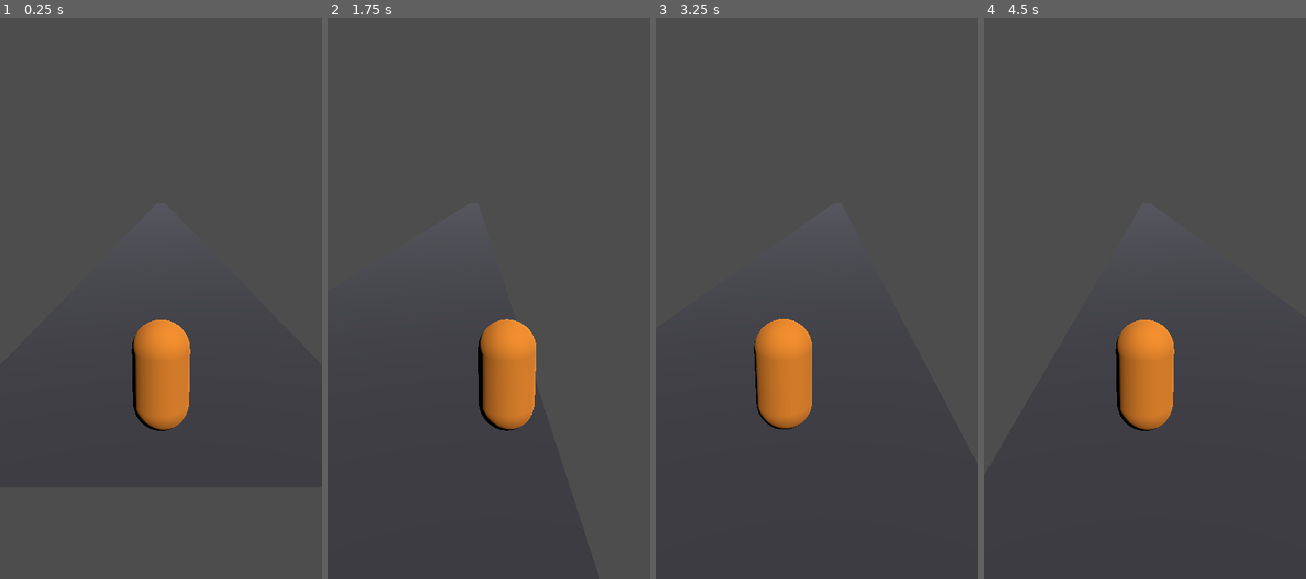
Above: before the commit, frames 1-4 (left to right).
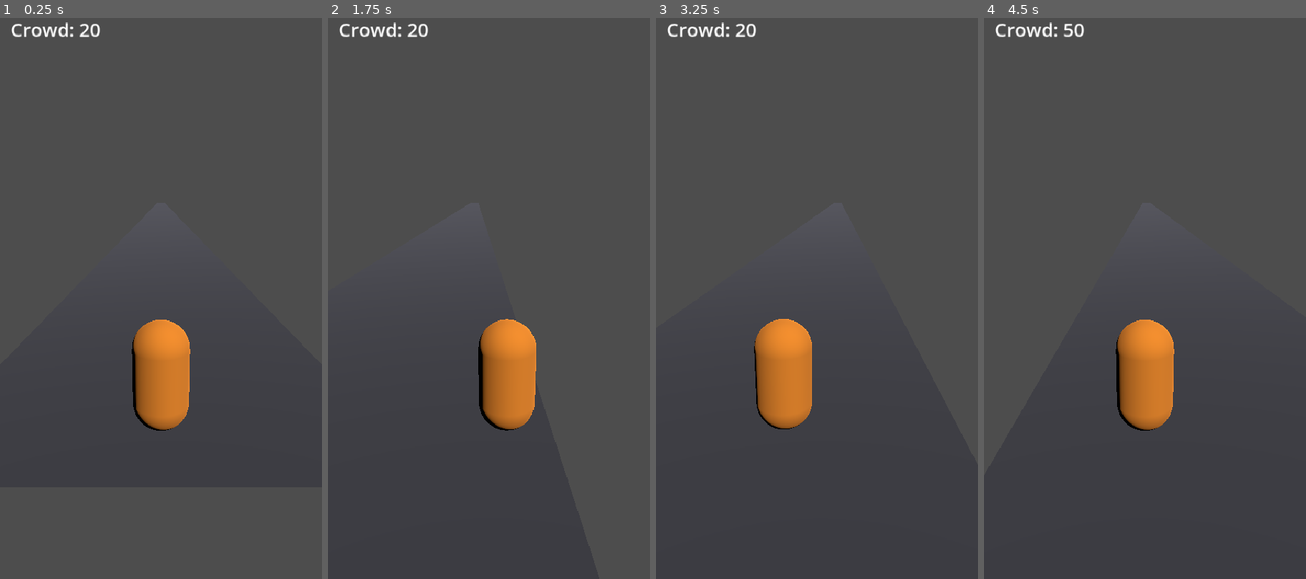
Above: after the commit, the same moments.

Repository: hobsojam/steven-bolt
Game: Godot game, scene res://scenes/main.tscn
The game is run twice, just before and just after one commit, with the same random seed, the same clock (stepped at 60 frames per second) and the same inputs.
Inputs (mouse positions are in pixels of both pictures, inside the frame that each line leads up to):
- Up to frame 1 (0.25 s): no input
- Up to frame 2 (1.75 s): tap Enter (ui_accept) at 0.5, 0.6, 0.77, 1.07, 1.25 s; move the mouse to (559, 264) at 0.52 s; hold Right (lane_right) 0.53-1.25 s; click (559, 264) at 0.67 s; drag from (424, 320) to (472, 405) at 1.27 s
- Up to frame 3 (3.25 s): move the mouse to (849, 163) at 2.02 s; hold Right (lane_right) 2.03-2.75 s; tap Enter (ui_accept) at 2.1, 2.75 s; drag from (800, 405) to (720, 208) at 2.77 s
- Up to frame 4 (4.5 s): move the mouse to (1241, 377) at 3.52 s; hold Left (lane_left) 3.53-4.25 s; tap Enter (ui_accept) at 3.6, 3.77, 4.07, 4.25 s; drag from (1048, 208) to (1096, 147) at 4.27 s

The runs differ from the first frame. In frame 1, 0.3% of the frame differs, in the area x 3-32%, y 0-4%; in frame 2, 0.3%; in frame 3, 0.3%; in frame 4, 0.3%.

Commit message:
Add crowd count, math gates, HUD, and fail/restart
crowd_controller now owns crowd_count and applies +N/-N gate math via a
pure RunRules.apply_gate() helper (clamped at zero, unit-tested).
run_controller reads scripts/level_one_definition.gd (placeholder gate
rows for now) and resolves each row against the player's current lane
as the run passes its distance, ending the run when the crowd hits
zero. A minimal HUD shows the live crowd count and a game-over/restart
prompt (Enter reloads the scene). Adds tests/run_tests.gd, a
dependency-free SceneTree test runner covering gate-math edge cases
(underflow, exact-zero, stacking) and lane symmetry.

Diff:
--- a/scenes/main.tscn
+++ b/scenes/main.tscn
@@ -1,8 +1,9 @@
-[gd_scene load_steps=7 format=3 uid="uid://c0n0scaffold01"]
+[gd_scene load_steps=8 format=3 uid="uid://c0n0scaffold01"]
 
 [ext_resource type="Script" path="res://scripts/run_controller.gd" id="1_run"]
 [ext_resource type="Script" path="res://scripts/crowd_controller.gd" id="2_crowd"]
 [ext_resource type="Script" path="res://scripts/chase_camera.gd" id="3_cam"]
+[ext_resource type="Script" path="res://scripts/game_hud.gd" id="4_hud"]
 
 [sub_resource type="PlaneMesh" id="PlaneMesh_track"]
 size = Vector2(8, 400)
@@ -40,3 +41,30 @@
 
 [node name="SunLight" type="DirectionalLight3D" parent="."]
 rotation_degrees = Vector3(-45, 30, 0)
+
+[node name="Hud" type="CanvasLayer" parent="."]
+script = ExtResource("4_hud")
+
+[node name="CrowdCountLabel" type="Label" parent="Hud"]
+offset_left = 16.0
+offset_top = 16.0
+offset_right = 240.0
+offset_bottom = 56.0
+theme_override_font_sizes/font_size = 28
+text = "Crowd: 0"
+
+[node name="GameOverLabel" type="Label" parent="Hud"]
+anchor_left = 0.5
+anchor_top = 0.5
+anchor_right = 0.5
+anchor_bottom = 0.5
+offset_left = -160.0
+offset_top = -50.0
+offset_right = 160.0
+offset_bottom = 50.0
+theme_override_font_sizes/font_size = 32
+horizontal_alignment = 1
+vertical_alignment = 1
+text = "GAME OVER
+Press Enter to Restart"
+visible = false
--- a/scripts/crowd_controller.gd
+++ b/scripts/crowd_controller.gd
@@ -3,6 +3,7 @@
 const RunRules := preload("res://scripts/run_rules.gd")
 
 var current_lane: int = RunRules.LANE_COUNT / 2
+var crowd_count: int = RunRules.START_CROWD_COUNT
 
 var _drag_active: bool = false
 var _drag_start_x: float = 0.0
@@ -31,6 +32,10 @@
 	current_lane = clampi(current_lane + direction, 0, RunRules.LANE_COUNT - 1)
 
 
+func apply_gate(op: String, value: int) -> void:
+	crowd_count = RunRules.apply_gate(crowd_count, op, value)
+
+
 func _process(delta: float) -> void:
 	var target_x: float = RunRules.lane_x(current_lane)
 	position.x = move_toward(position.x, target_x, RunRules.LANE_SWITCH_SPEED * delta)
--- /dev/null
+++ b/scripts/game_hud.gd
@@ -0,0 +1,11 @@
+extends CanvasLayer
+
+@onready var _crowd = get_node("../CrowdController")
+@onready var _run = get_node("..")
+@onready var _crowd_label: Label = $CrowdCountLabel
+@onready var _game_over_label: Label = $GameOverLabel
+
+
+func _process(_delta: float) -> void:
+	_crowd_label.text = "Crowd: %d" % _crowd.crowd_count
+	_game_over_label.visible = _run.is_game_over()
--- /dev/null
+++ b/scripts/level_one_definition.gd
@@ -0,0 +1,43 @@
+extends RefCounted
+
+# Placeholder gate rows for exercising the crowd-math loop end to end.
+# The real hand-authored MVP level (escalating thresholds, deceptive gate
+# rows, a toll wall, speed ramp) lands in a later pass.
+
+
+static func entries() -> Array[Dictionary]:
+	return [
+		{
+			"distance": 20.0,
+			"kind": "gate_row",
+			"lanes": [
+				{"op": "-", "value": 5},
+				{"op": "+", "value": 10},
+				{"op": "+", "value": 30},
+				{"op": "+", "value": 8},
+				{"op": "-", "value": 15},
+			],
+		},
+		{
+			"distance": 45.0,
+			"kind": "gate_row",
+			"lanes": [
+				{"op": "+", "value": 5},
+				{"op": "-", "value": 40},
+				{"op": "+", "value": 60},
+				{"op": "-", "value": 10},
+				{"op": "+", "value": 12},
+			],
+		},
+		{
+			"distance": 70.0,
+			"kind": "gate_row",
+			"lanes": [
+				{"op": "-", "value": 20},
+				{"op": "+", "value": 25},
+				{"op": "-", "value": 200},
+				{"op": "+", "value": 90},
+				{"op": "-", "value": 5},
+			],
+		},
+	]
--- a/scripts/run_controller.gd
+++ b/scripts/run_controller.gd
@@ -1,12 +1,51 @@
 extends Node3D
 
+enum RunState { RUNNING, GAME_OVER }
+
 const RunRules := preload("res://scripts/run_rules.gd")
+const LevelOneDefinition := preload("res://scripts/level_one_definition.gd")
 
 var distance_traveled: float = 0.0
+var _state: int = RunState.RUNNING
+var _level_entries: Array[Dictionary] = []
+var _next_entry_index: int = 0
 
-@onready var _crowd: Node3D = $CrowdController
+@onready var _crowd = $CrowdController
+
+
+func _ready() -> void:
+	_level_entries = LevelOneDefinition.entries()
 
 
 func _process(delta: float) -> void:
+	if _state != RunState.RUNNING:
+		if Input.is_action_just_pressed("ui_accept"):
+			get_tree().reload_current_scene()
+		return
 	distance_traveled += RunRules.RUN_SPEED * delta
 	_crowd.position.z = -distance_traveled
+	_resolve_pending_entries()
+
+
+func is_game_over() -> bool:
+	return _state == RunState.GAME_OVER
+
+
+func _resolve_pending_entries() -> void:
+	while (
+		_next_entry_index < _level_entries.size()
+		and distance_traveled >= _level_entries[_next_entry_index]["distance"]
+	):
+		_resolve_entry(_level_entries[_next_entry_index])
+		_next_entry_index += 1
+		if _state != RunState.RUNNING:
+			return
+
+
+func _resolve_entry(entry: Dictionary) -> void:
+	match entry["kind"]:
+		"gate_row":
+			var lane_data: Dictionary = entry["lanes"][_crowd.current_lane]
+			_crowd.apply_gate(lane_data["op"], lane_data["value"])
+			if _crowd.crowd_count <= 0:
+				_state = RunState.GAME_OVER
--- a/scripts/run_rules.gd
+++ b/scripts/run_rules.gd
@@ -5,7 +5,16 @@
 const RUN_SPEED := 6.0
 const LANE_SWITCH_SPEED := 10.0
 const SWIPE_THRESHOLD_PX := 40.0
+const START_CROWD_COUNT := 20
 
 
 static func lane_x(lane_index: int) -> float:
 	return (lane_index - (LANE_COUNT - 1) / 2.0) * LANE_SPACING
+
+
+static func apply_gate(count: int, op: String, value: int) -> int:
+	if op == "+":
+		return count + value
+	if op == "-":
+		return maxi(count - value, 0)
+	return count
--- /dev/null
+++ b/tests/run_tests.gd
@@ -0,0 +1,59 @@
+extends SceneTree
+
+const RunRules := preload("res://scripts/run_rules.gd")
+
+var _failures: int = 0
+
+
+func _initialize() -> void:
+	_test_apply_gate_addition()
+	_test_apply_gate_subtraction()
+	_test_apply_gate_underflow_clamps_to_zero()
+	_test_apply_gate_exact_zero()
+	_test_apply_gate_stacking()
+	_test_lane_x_symmetry()
+
+	if _failures == 0:
+		print("All tests passed")
+		quit(0)
+	else:
+		push_error("%d test failure(s)" % _failures)
+		quit(1)
+
+
+func _test_apply_gate_addition() -> void:
+	_assert_eq(RunRules.apply_gate(20, "+", 10), 30, "addition increases count")
+
+
+func _test_apply_gate_subtraction() -> void:
+	_assert_eq(RunRules.apply_gate(20, "-", 5), 15, "subtraction decreases count")
+
+
+func _test_apply_gate_underflow_clamps_to_zero() -> void:
+	_assert_eq(RunRules.apply_gate(10, "-", 25), 0, "subtraction below zero clamps to zero")
+
+
+func _test_apply_gate_exact_zero() -> void:
+	_assert_eq(RunRules.apply_gate(10, "-", 10), 0, "subtraction to exactly zero stays zero")
+
+
+func _test_apply_gate_stacking() -> void:
+	var count: int = RunRules.START_CROWD_COUNT
+	count = RunRules.apply_gate(count, "+", 10)
+	count = RunRules.apply_gate(count, "-", 5)
+	count = RunRules.apply_gate(count, "+", 100)
+	_assert_eq(count, RunRules.START_CROWD_COUNT + 10 - 5 + 100, "stacked gates apply in order")
+
+
+func _test_lane_x_symmetry() -> void:
+	var leftmost: float = RunRules.lane_x(0)
+	var rightmost: float = RunRules.lane_x(RunRules.LANE_COUNT - 1)
+	_assert_eq(leftmost, -rightmost, "lane positions are symmetric around the track centerline")
+
+
+func _assert_eq(actual, expected, message: String) -> void:
+	if actual != expected:
+		_failures += 1
+		push_error("FAIL: %s (expected %s, got %s)" % [message, expected, actual])
+	else:
+		print("PASS: %s" % message)
Not shown, added: scripts/game_hud.gd.uid
Not shown, added: scripts/level_one_definition.gd.uid
Not shown, added: tests/run_tests.gd.uid
